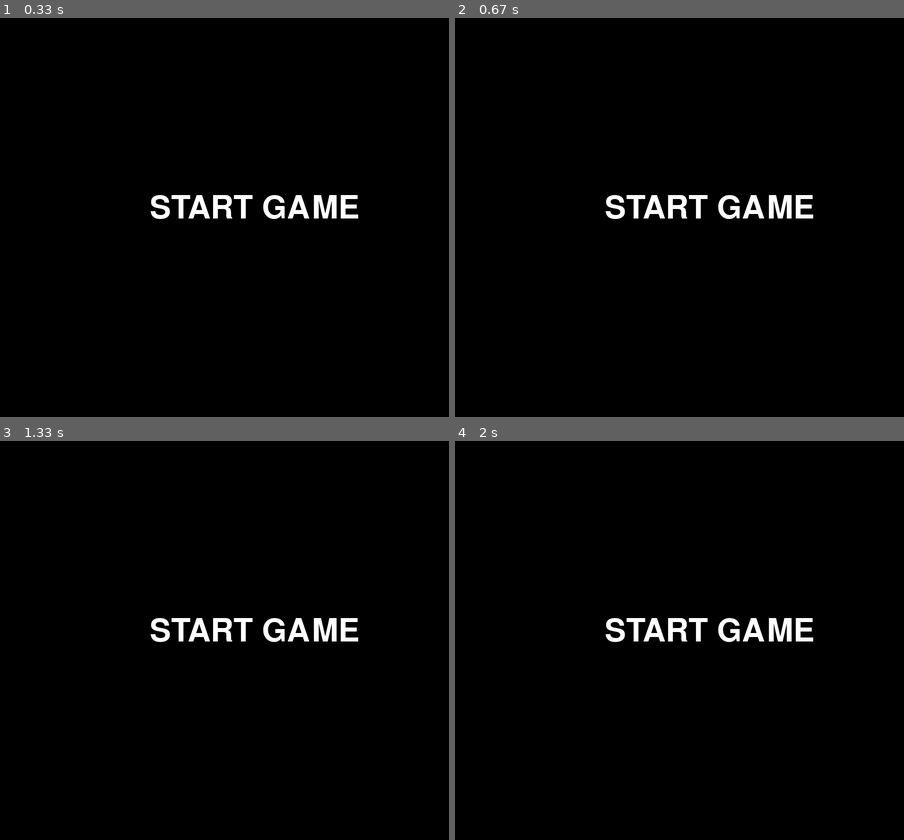
Above: before the commit, frames 1-4 (two rows, left to right).
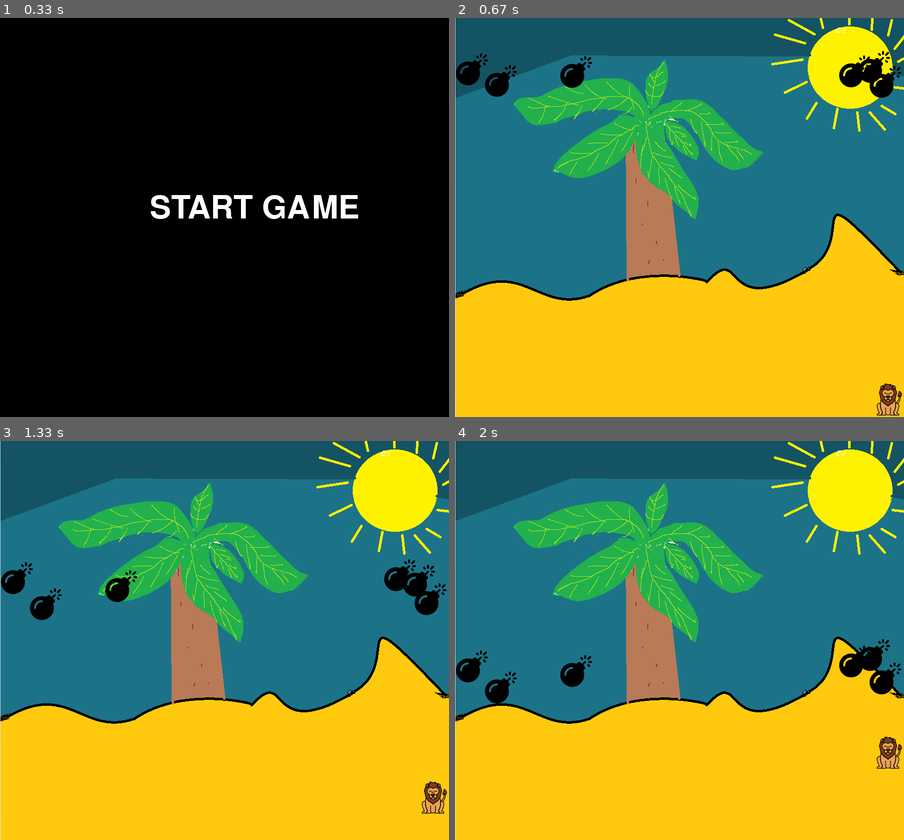
Above: after the commit, the same moments.

Repository: LiO12-user/pygame
Game: pygame game, started from main.py
Two runs of this game, one before a commit and one after it. Both use one fixed random seed, a clock stepped at 60 frames per second and the inputs below.
Inputs:
- Up to frame 1 (0.33 s): no input
- Up to frame 2 (0.67 s): tap Space at 0.33 s
- Up to frame 3 (1.33 s): hold Up from 1.17 s (still down)
- Up to frame 4 (2 s): release Up at 1.63 s

Frame 1 is identical in both runs. In frame 2, 98% of the frame differs, in the area x 0-100%, y 0-100%; in frame 3, 98%; in frame 4, 98%.

Commit message:
prerobena cela apka

Diff:
--- /dev/null
+++ b/bomb.py
@@ -0,0 +1,15 @@
+import pygame as pg
+import random
+import time
+
+import pygame.font
+from pygame import mixer
+
+
+
+class Bomb:
+    def bomb(self, speed, bomb_x, bomb_y, bomb_img):
+        self.speed = speed
+        self.bomb_x = bomb_x
+        self.bomb_y = bomb_y
+        self.bomb_img = bomb_img
--- /dev/null
+++ b/game.py
@@ -0,0 +1,133 @@
+import pygame as pg
+import random
+import time
+
+import pygame.font
+from pygame import mixer
+
+pg.init()
+
+y = 800  # vyska
+x = 900  # sirka
+
+screen = pg.display.set_mode((x, y))
+
+class Player:
+    player_img = pg.image.load('imgs/lion.png')
+    change_img_pos_y = 0
+    change_img_pos_x = 0
+    player_pos_y = 800 - 64
+    player_pos_x = 900 - 64
+
+    def __init__(self, pos_y, pos_x, img, change_img_pos_x, change_img_pos_y):
+        self.player_pos_y = pos_y
+        self.player_pos_x = pos_x
+        self.player_img = img
+        self.change_img_pos_x = change_img_pos_x
+        self.change_img_pos_y = change_img_pos_y
+
+    def show_player(self):
+        screen.blit(self.player_img, (self.player_pos_x, self.player_pos_y))
+
+    def move(self):
+        for event in pg.event.get():
+            # player movement
+            if event.type == pg.KEYDOWN:
+                if event.key == pg.K_LEFT:
+                    self.change_img_pos_x = -5
+                if event.key == pg.K_RIGHT:
+                    self.change_img_pos_x = 5
+                if event.key == pg.K_UP:
+                    self.change_img_pos_y = -5
+                if event.key == pg.K_DOWN:
+                    self.change_img_pos_y = 5
+            if event.type == pg.KEYUP:
+                if event.type == pg.K_LEFT or pg.K_RIGHT:
+                    self.change_img_pos_x = 0
+                    self.change_img_pos_y = 0
+
+        self.player_pos_x += self.change_img_pos_x
+        self.player_pos_y += self.change_img_pos_y
+
+        if self.player_pos_x >= 836:
+            self.player_pos_x = 836
+
+        if self.player_pos_x <= 0:
+            self.player_pos_x = 0
+
+        if self.player_pos_y >= 733:
+            self.player_pos_y = 733
+
+        if self.player_pos_y <= 0:
+            self.player_pos_y = 0
+
+class Bomb:
+    bomb_x_ar = []
+    bomb_y_ar = []
+    bomb_img_ar = []
+    num_of_bombs = 6
+
+    def __init__(self, bomb_y, bomb_x, bomb_img, nums_of_bombs):
+        self.bomb_y_ar = bomb_y
+        self.bomb_x_ar = bomb_x
+        self.bomb_img_ar = bomb_img
+        self.num_of_bombs = nums_of_bombs
+
+
+    def add_bombs(self):
+        for i in range(self.num_of_bombs):
+            self.bomb_img_ar.append(pg.image.load('imgs/bomb.png'))
+            self.bomb_y_ar.append(0)
+            self.bomb_x_ar.append(random.randint(0, 900 - 64))
+
+    def detect_collision(self):
+        print(self.num_of_bombs)
+        print(len(self.bomb_x_ar))
+        for i in range(self.num_of_bombs):
+
+            if self.bomb_y_ar[i] < Player.player_pos_y and self.bomb_y_ar[i] + 63 > Player.player_pos_y and self.bomb_x_ar[i] < Player.player_pos_x and self.bomb_x_ar[i] + 63 > Player.player_pos_x or Player.player_pos_y + 63 > self.bomb_y_ar[i] and Player.player_pos_y < self.bomb_y_ar[
+                        i] + 63 and Player.player_pos_x + 63 > self.bomb_x_ar[i] and Player.player_pos_x < self.bomb_x_ar[i] + 63:
+
+                for j in range(self.num_of_bombs):
+                    self.bomb_x_ar[j] = -2000
+                    # despawn bombs
+                    screen.blit(self.bomb_img_ar[j], (self.bomb_x_ar[j], self.bomb_y_ar[j]))
+                    pg.display.update()
+
+                pg.display.update()
+                mixer.music.stop()
+
+    def show_bombs(self):
+        for i in range(self.num_of_bombs):
+            screen.blit(self.bomb_img_ar[i], (self.bomb_x_ar[i], self.bomb_y_ar[i]))
+            self.bomb_y_ar[i] += random.randint(1, 6)
+
+
+# background img
+background_img = pg.image.load('imgs/savana3.png')
+
+# nuclear explosion img
+exp_img = pg.image.load('imgs/nuclear-explosion.png')
+
+bomb = Bomb(Bomb.bomb_y_ar, Bomb.bomb_x_ar, Bomb.bomb_img_ar, Bomb.num_of_bombs)
+
+player = Player(Player.player_pos_y, Player.player_pos_x, Player.player_img, Player.change_img_pos_x,  Player.change_img_pos_y)
+
+if __name__ == "__main__":
+    bomb.add_bombs()
+
+while True:
+
+    bomb.detect_collision()
+
+    screen.fill((0, 0, 0))
+
+    screen.blit(background_img, (0, 0))
+
+    player.move()
+
+    player.show_player()
+
+    bomb.show_bombs()
+
+    pg.display.update()
--- a/main.py
+++ b/main.py
@@ -21,8 +21,8 @@
 # if img y + 64
 
 pg.display.set_caption('lukas')
-img_pos_x = 0  # #sirka
-img_pos_y = 0  # vyska
+img_pos_x = 900-64  # #sirka
+img_pos_y = 800-64  # vyska
 
 change_img_pos_x = 400
 change_img_pos_y = 800
@@ -170,14 +170,13 @@
                 i] + 63 > img_pos_x or img_pos_y + 63 > bomb_y[i] and img_pos_y < bomb_y[i] + 63 and img_pos_x + 63 > \
                     bomb_x[i] and img_pos_x < bomb_x[i] + 63:
                 can_show = False
+
                 for j in range(num_of_bombs):
-                    bomb_x[j] = -1000
-                    print('gggg')
+                    bomb_x[j] = -2000
+                    # despawn bombs
+                    screen.blit(bomb_img[j], (bomb_x[j], bomb_y[j]))
                     pg.display.update()
 
-                print(i)
-
-                # screen.blit(exp_img, (bomb_x[i], img_pos_y))
                 pg.display.update()
                 mixer.music.stop()
                 time.sleep(5)
